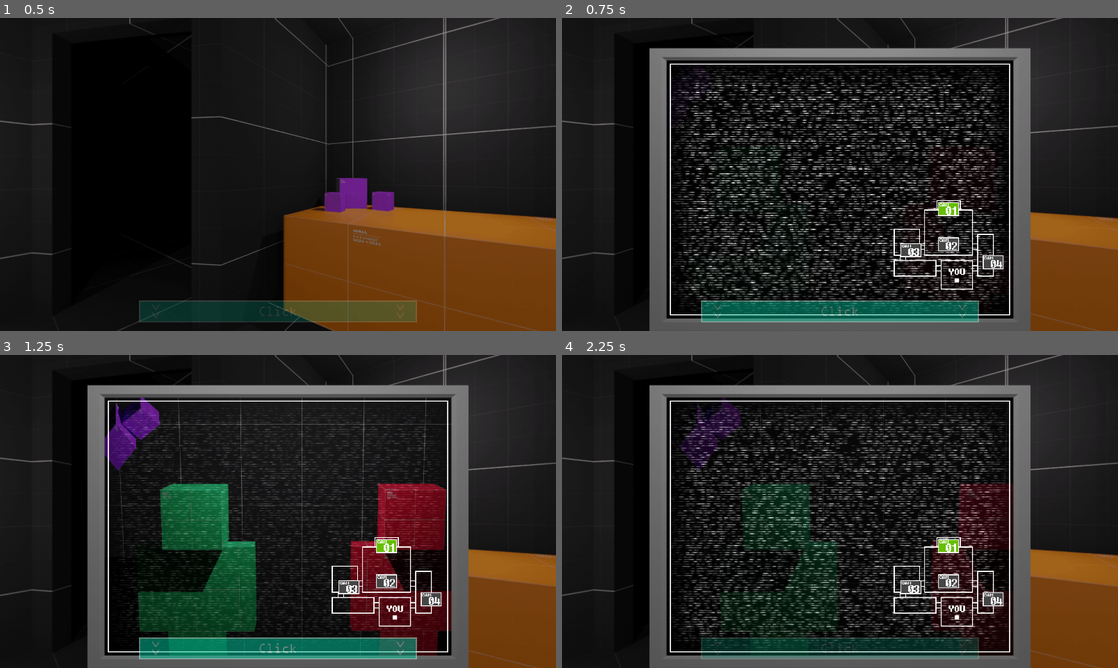
Above: before the commit, frames 1-4 (two rows, left to right).
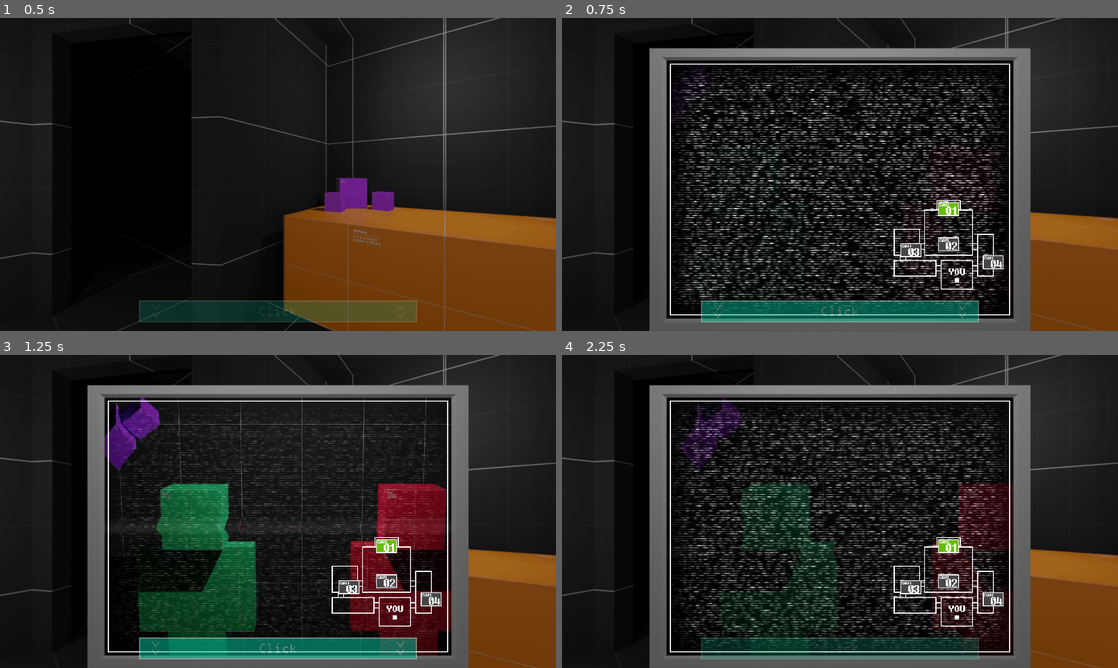
Above: after the commit, the same moments.

Repository: Oplexitie/Cupcakes-Framework
Game: Godot game, scene res://Scenes/Night/night.tscn
The game is run twice, just before and just after one commit, with the same random seed, the same clock (stepped at 60 frames per second) and the same inputs.
Inputs (mouse positions are in pixels of both pictures, inside the frame that each line leads up to):
- Up to frame 1 (0.5 s): no input
- Up to frame 2 (0.75 s): click (840, 315) at 0.5 s
- Up to frame 3 (1.25 s): no input
- Up to frame 4 (2.25 s): click (951, 580) at 1.25 s; click (951, 545) at 2 s

Frame 1 is identical in both runs. In frame 2, 14% of the frame differs, in the area x 19-81%, y 14-95%; in frame 3, 3.1%; in frame 4, 13%.

Commit message:
'1.2.'

Diff:
--- a/Scenes/Night/night.tscn
+++ b/Scenes/Night/night.tscn
@@ -8,6 +8,7 @@
 [ext_resource path="res://AnimationTree/animtree_camera.tres" type="AnimationNodeBlendTree" id=6]
 [ext_resource path="res://Sprites/Tablet/tablet_anim.png" type="Texture" id=7]
 [ext_resource path="res://Sprites/Static/static_anim.png" type="Texture" id=8]
+[ext_resource path="res://Shaders/crt_wave.gdshader" type="Shader" id=9]
 [ext_resource path="res://Sprites/CamRooms/room4.png" type="Texture" id=10]
 [ext_resource path="res://Sprites/CamRooms/room2.png" type="Texture" id=11]
 [ext_resource path="res://Scripts/Night/chara_ai.gd" type="Script" id=12]
@@ -96,6 +97,14 @@
 [sub_resource type="AtlasTexture" id=30]
 atlas = ExtResource( 17 )
 region = Rect2( 48, 96, 48, 32 )
+
+[sub_resource type="ShaderMaterial" id=45]
+shader = ExtResource( 9 )
+shader_param/roll_speed = -2.0
+shader_param/roll_size = 25.0
+shader_param/roll_variation = 0.62
+shader_param/distort_intensity = 0.01
+shader_param/noise_opacity = 0.1
 
 [sub_resource type="AtlasTexture" id=41]
 atlas = ExtResource( 8 )
@@ -310,7 +319,7 @@
 centered = false
 vframes = 4
 region_enabled = true
-region_rect = Rect2( 160.579, 0, 798, 2372 )
+region_rect = Rect2( 137.442, 0, 798, 2372 )
 
 [node name="room3" type="Sprite" parent="Camera_Elements/Cam_Rooms"]
 visible = false
@@ -319,7 +328,7 @@
 centered = false
 vframes = 2
 region_enabled = true
-region_rect = Rect2( 18.0881, 0, 798, 1186 )
+region_rect = Rect2( 41.2249, 0, 798, 1186 )
 
 [node name="room4" type="Sprite" parent="Camera_Elements/Cam_Rooms"]
 visible = false
@@ -328,7 +337,7 @@
 centered = false
 vframes = 2
 region_enabled = true
-region_rect = Rect2( 196.755, 0, 798, 1186 )
+region_rect = Rect2( 219.892, 0, 798, 1186 )
 
 [node name="Cam_Buttons" type="Node2D" parent="Camera_Elements"]
 z_index = 19
@@ -376,11 +385,19 @@
 [node name="Cam_HUD" type="Node2D" parent="Camera_Elements"]
 z_index = 18
 
+[node name="CRTWave_Shader" type="ColorRect" parent="Camera_Elements/Cam_HUD"]
+material = SubResource( 45 )
+margin_left = 361.0
+margin_top = 148.0
+margin_right = 1559.0
+margin_bottom = 1037.0
+mouse_filter = 2
+
 [node name="Static" type="AnimatedSprite" parent="Camera_Elements/Cam_HUD"]
 modulate = Color( 1, 1, 1, 0.235294 )
 position = Vector2( 361, 147.1 )
 frames = SubResource( 3 )
-frame = 3
+frame = 1
 speed_scale = 5.0
 playing = true
 centered = false
@@ -405,6 +422,10 @@
 border_width = 3.0
 editor_only = false
 
+[node name="BackBufferCopy" type="BackBufferCopy" parent="Camera_Elements"]
+z_index = 15
+copy_mode = 2
+
 [node name="AnimationPlayer" type="AnimationPlayer" parent="Camera_Elements"]
 root_node = NodePath("../..")
 anims/RESET = SubResource( 6 )
@@ -431,10 +452,7 @@
 wait_time = 3.02
 autostart = true
 
-[node name="Effects" type="Node2D" parent="."]
-z_index = 14
-
-[node name="Perspective_Shader" type="ColorRect" parent="Effects"]
+[node name="Perspective_Shader" type="ColorRect" parent="."]
 material = SubResource( 2 )
 margin_right = 1920.0
 margin_bottom = 1080.0
--- /dev/null
+++ b/Shaders/crt_wave.gdshader
@@ -0,0 +1,36 @@
+shader_type canvas_item;
+
+uniform float roll_speed = 8.0;
+uniform float roll_size : hint_range(0.0, 100.0) = 15.0;
+uniform float roll_variation : hint_range(0.1, 5.0) = 1.8;
+uniform float distort_intensity : hint_range(0.0, 0.2) = 0.05;
+
+uniform float noise_opacity : hint_range(0.0, 1.0) = 0.4;
+
+void fragment()
+{
+	vec2 uv = SCREEN_UV;
+	vec2 text_uv = uv;
+	vec2 roll_uv = vec2(0.0);
+	float time = TIME;
+
+	// Create the rolling effect. We need roll_line a bit later to make the white line effect.
+	float roll_line = 0.0;
+	roll_line = smoothstep(0.3, 0.9, sin(uv.y * roll_size - (time * roll_speed) ) );
+	roll_line *= roll_line * smoothstep(0.3, 0.9, sin(uv.y * roll_size * roll_variation - (time * roll_speed * roll_variation) ) );
+	roll_uv = vec2(( roll_line * distort_intensity * (1.0-UV.x)), 0.0);
+
+	// Use text_uv and roll_uv in text so it can later applied to the color
+	vec4 text;
+	text.r = texture(SCREEN_TEXTURE, text_uv + roll_uv * 0.8).r;
+	text.g = texture(SCREEN_TEXTURE, text_uv + roll_uv * 1.2).g;
+	text.b = texture(SCREEN_TEXTURE, text_uv + roll_uv).b;
+	text.a = 1.0;
+
+	// Generate the white line pattern that is very stretched horizontally
+	float noise = smoothstep(0.4, 0.5, 1.0);
+	roll_line *= noise;
+	text.rgb = clamp(mix(text.rgb, text.rgb + roll_line, noise_opacity), vec3(0.0), vec3(1.0));
+
+	COLOR = text;
+}
Not shown: 1 places in Scenes/Night/night.tscn that only renumber resources
